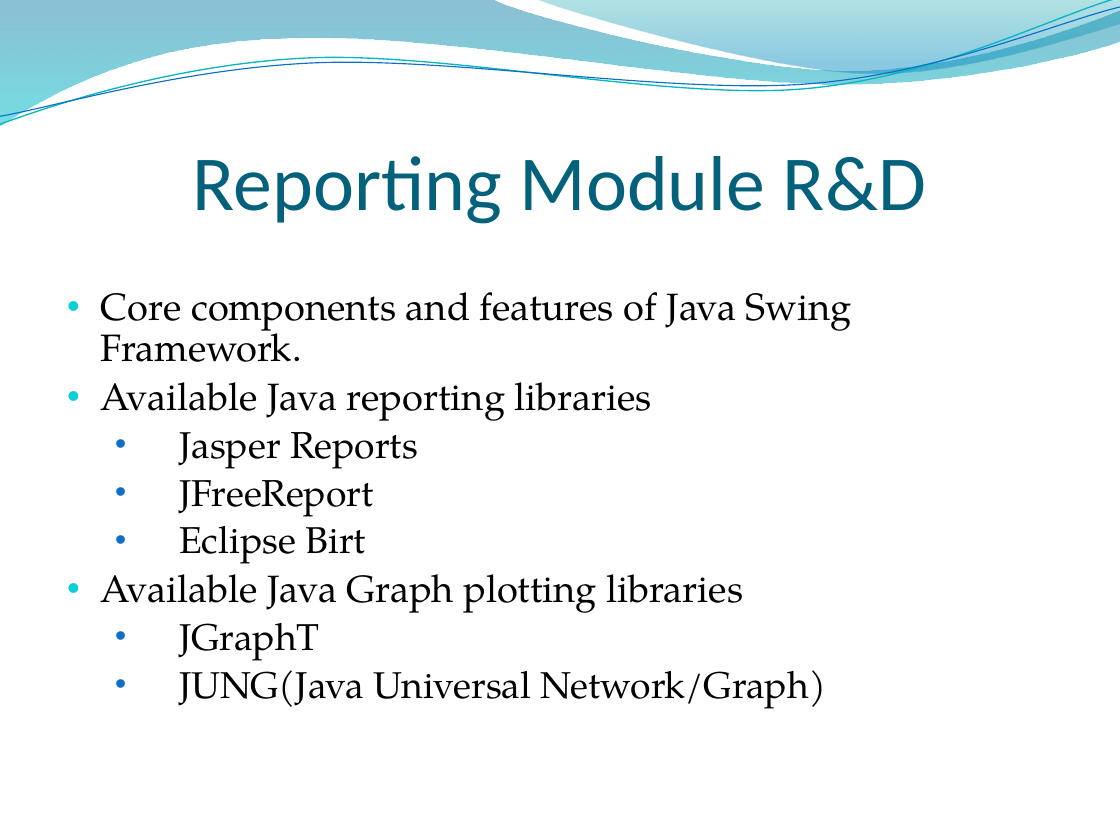
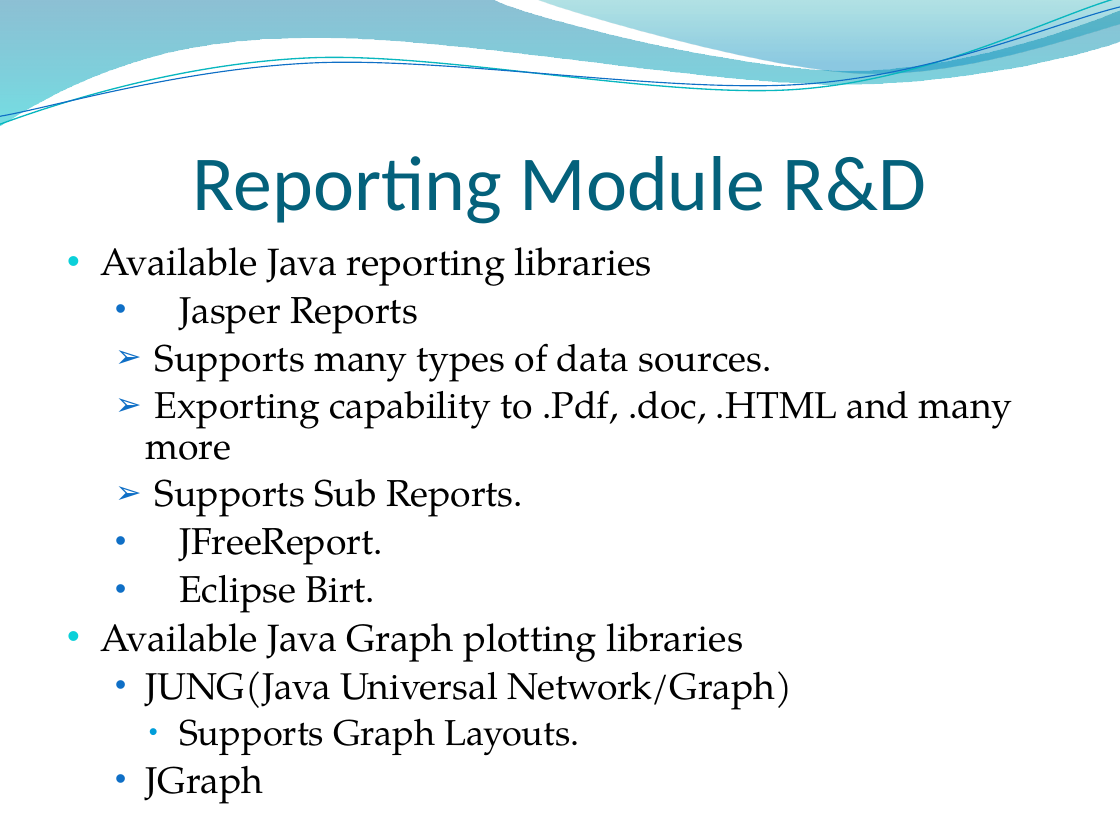
Before and after one commit to rohan501206/project-plagiabust, a slide deck: slide 36 of project docs/Final Presentation.pptx. Drawn at 1120x840 pixels with LibreOffice and Linux fonts; fonts in the diff are those of the drawing; background and template pictures are left out. Boxes give left, top, right and bottom in pixels: in the first picture for what was removed or moved away, otherwise in the second. Text is boxed around its words. In the diff, an @@ line names an element or a change of style, - is before the commit and + after.

```diff
--- a/project docs/Final Presentation.pptx
+++ b/project docs/Final Presentation.pptx
@@ text at [101, 292, 852, 362]: paragraph removed @@
-• Core components and features of Java Swing Framework.
@@ text at [145, 332, 1012, 613]: text changed @@
-  • JFreeReport
-  • Eclipse Birt
+  ➢ Supports many types of data sources.
+  ➢ Exporting capability to .Pdf, .doc, .HTML and many more
+  ➢ Supports Sub Reports.
+  • JFreeReport.
+  • Eclipse Birt.
@@ text at [179, 623, 320, 661]: paragraph removed @@
-  • JGraphT
@@ text at [145, 707, 579, 804]: paragraphs added @@
+    • Supports Graph Layouts.
+  • JGraph
```
Also in this commit, not shown: 1 other slide changed, 1 slide added.
